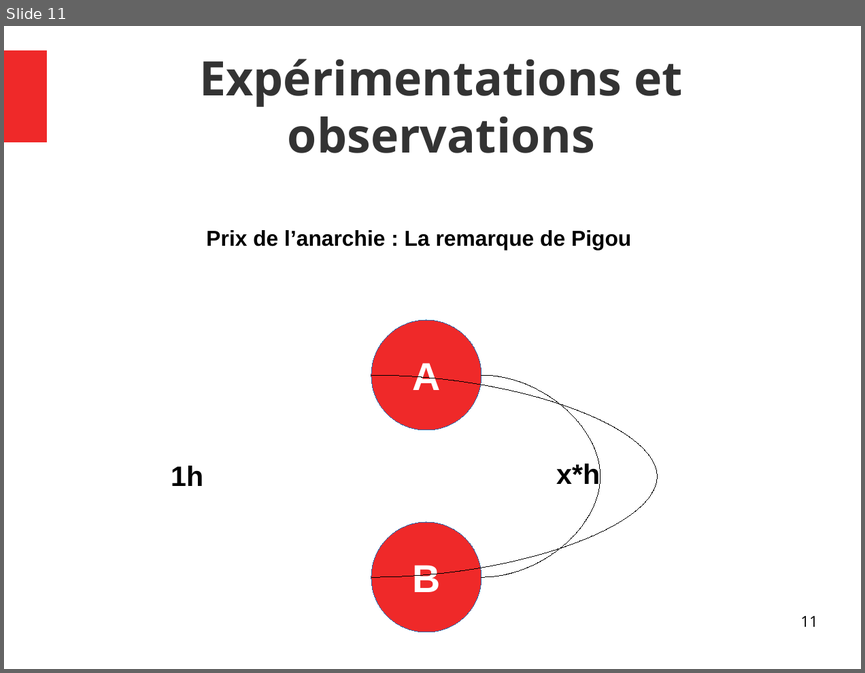
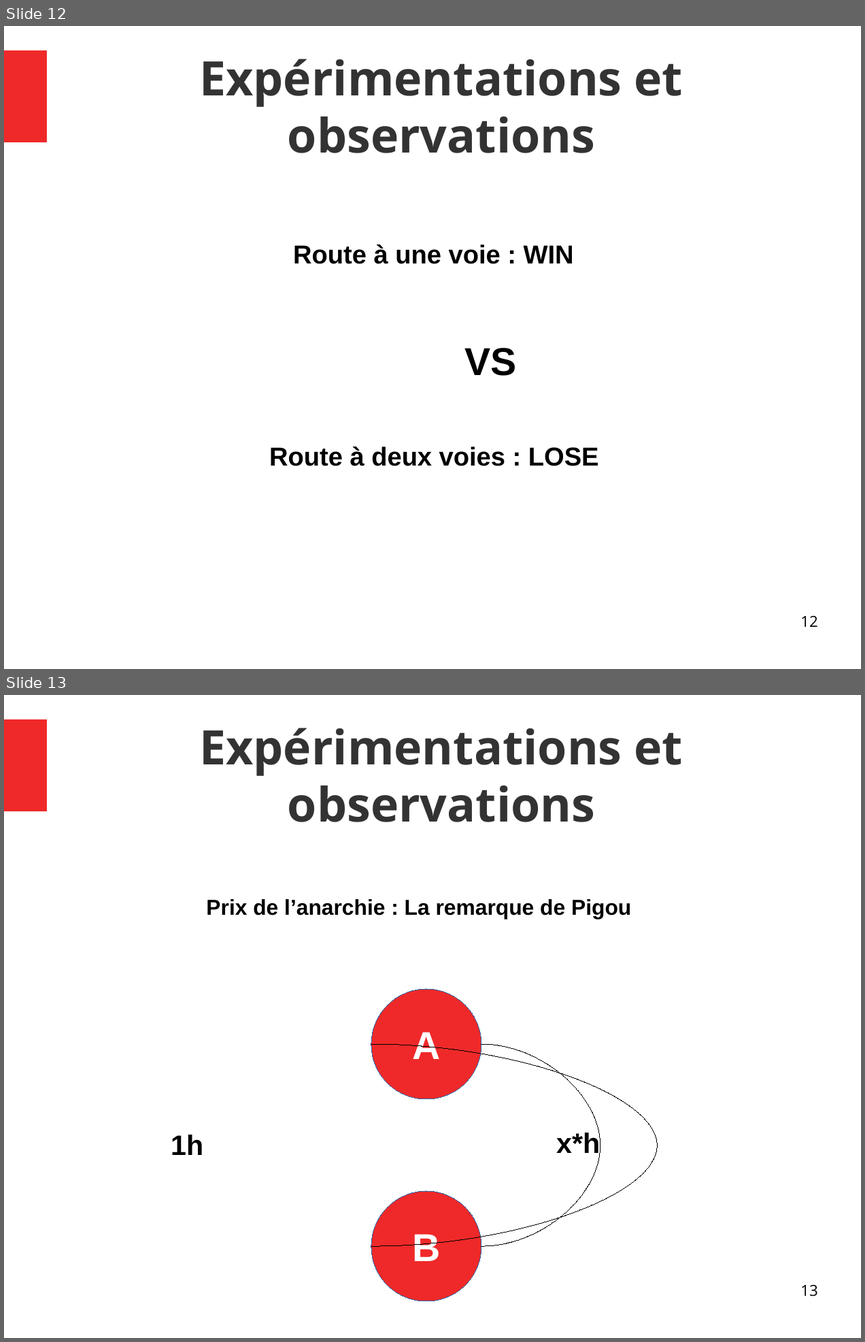
Before and after one commit to jugall/projet_are_final, a slide deck: Téléchargements/are.odp. Shown one above the other, each under a label of ours: slide 11 before the commit, slides 12 and 13 after it. The pictures are 865x673 and 865x1342 pixels, drawn with LibreOffice and Linux fonts; fonts in the diff are those of the drawing. Boxes give left, top, right and bottom in pixels: in the first picture for what was removed or moved away, otherwise in the second. Text is boxed around its words. In the diff, an @@ line names an element or a change of style, - is before the commit and + after.

```diff
--- a/Téléchargements/are.odp
+++ b/Téléchargements/are.odp
@@ slide 12 added at <box>4,26,861,669</box>, background #FFFFFF; not listed: 1 template element that a slide beside it also shows @@
@@ title added at <box>199,59,683,153</box>, 44 pt, text #333333, bold @@
+Expérimentations et observations
@@ text added at <box>293,244,574,264</box>, 24 pt, text #000000, bold @@
+Route à une voie : WIN
@@ text added at <box>464,348,516,376</box>, 36 pt, text #000000, bold @@
+VS
@@ text added at <box>269,446,599,466</box>, 24 pt, text #000000, bold @@
+Route à deux voies : LOSE
@@ page number added at <box>800,616,817,626</box>, 14 pt, text #000000 @@
+12
@@ what was slide 11 is now slide 13 @@
@@ page number at <box>800,1285,817,1296</box>: text changed @@
-11
+13
```
Also in this commit, not shown: 8 slides changed, 2 other slides added, 1 slide removed, 3 other files.
